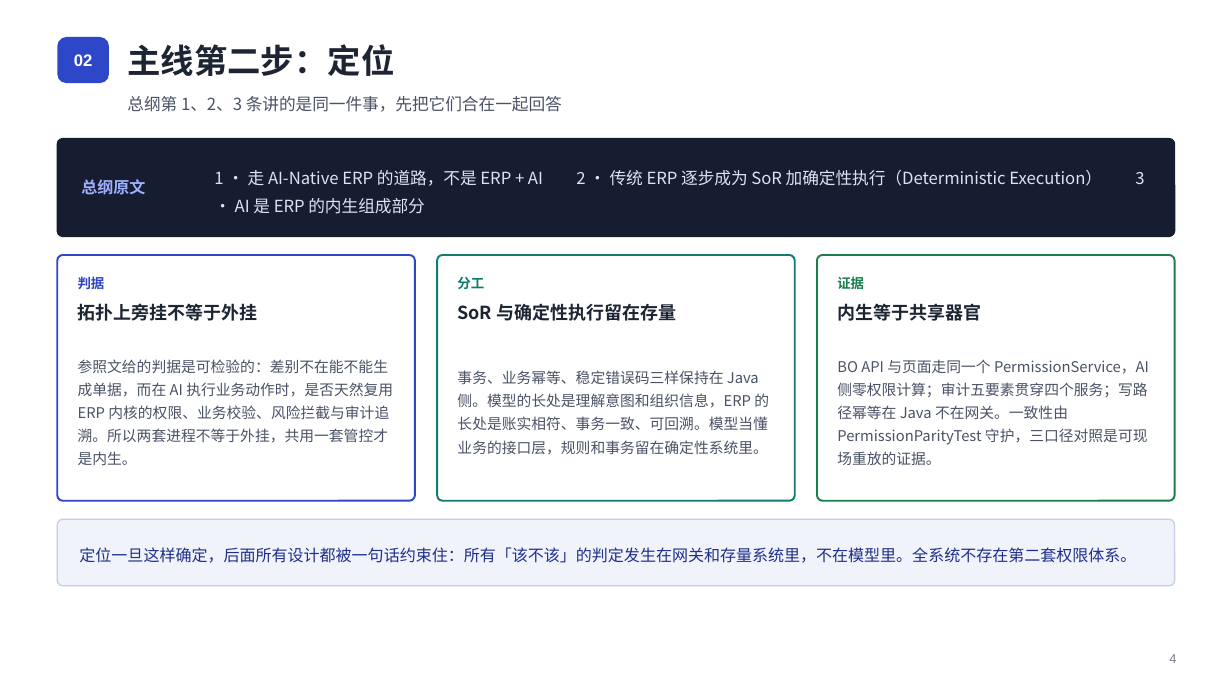
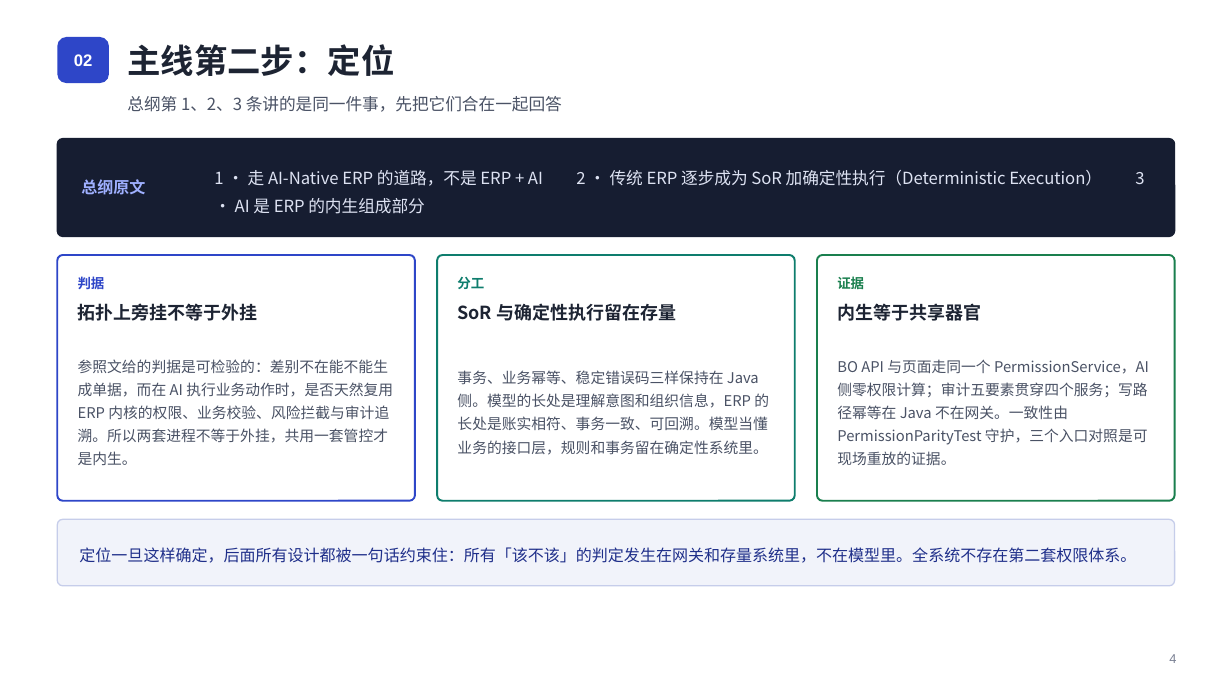
Before and after one commit to xiaohanarch/ERP-AI, a slide deck: slide 5 of docs/ERP-AI-L1参考架构-汇报版.pptx. Drawn at 1232x693 pixels with LibreOffice and Linux fonts; fonts in the diff are those of the drawing. Boxes give left, top, right and bottom in pixels: in the first picture for what was removed or moved away, otherwise in the second. Text is boxed around its words. In the diff, an @@ line names an element or a change of style, - is before the commit and + after.

Commit message:
docs: intro_v2 与汇报 PPT 黑话清理 —— 张力/口径/平价/对冲等 10 类术语换大白话
读者反馈「张力、口径这类词看不懂」，全文（HTML + PPT 31 页 + 两处源码注释
引用）统一替换为直白说法：

- 张力/张力点 → 冲突点（标题改「四个互相打架、需要表态的冲突点」）
- 口径 → 按语义拆分：权限标准 / 定义 / 定义层 / 与页面一致 /
  三个入口对照（三口径）/ 自动对账（口径互证）/ 含义（字段口径）等
- 平价 → 一致（权限平价测试 → 权限一致性测试；Java 注释同步改写）
- 对冲 → 保险（预埋对冲 → 预埋保险；替换的对冲 → 给终局替换留的保险）
- 锚点 → 基准（评测锚点 → 评测基准；版本锚点 → 版本标识；
  锚定 → 断言/锁定/引用 按语境）
- 收口 → 统一由网关接管；标的 → 示例；扇出 → 对外分发

统计：HTML 127 处（含跨标签隔断检查清零）、PPT 40 个文本 run
（XML 良构 + zip 完整性校验通过）；同步两处被文档引用的源码注释
（PermissionService.java 平价措辞、questions-capability.yaml 锚点用例）
保持文档引用与代码一致（均为注释行，无行为变更）

```diff
--- a/docs/ERP-AI-L1参考架构-汇报版.pptx
+++ b/docs/ERP-AI-L1参考架构-汇报版.pptx
@@ text at (837, 359, 1149, 465): text changed @@
-BO API 与页面走同一个 PermissionService，AI 侧零权限计算；审计五要素贯穿四个服务；写路径幂等在 Java 不在网关。一致性由 PermissionParityTest 守护，三口径对照是可现场重放的证据。
+BO API 与页面走同一个 PermissionService，AI 侧零权限计算；审计五要素贯穿四个服务；写路径幂等在 Java 不在网关。一致性由 PermissionParityTest 守护，三个入口对照是可现场重放的证据。
```
Also in this commit, not shown: 21 other slides changed, 3 other files.
